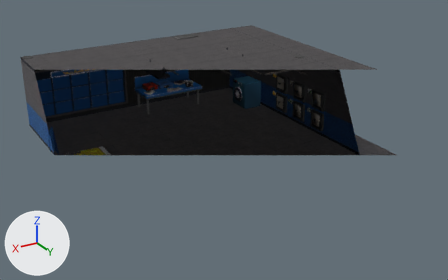
The FBX model Assets/_Project/Art/FBX/Bank_Vault_Room.fbx: old version first, new version second.
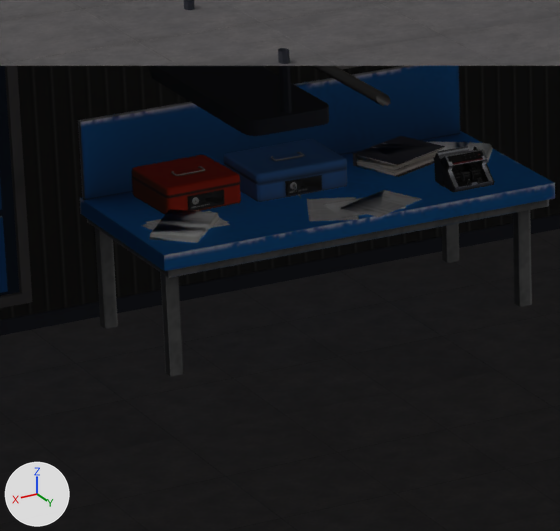
The first picture shows the older version from a camera (50 mm lens) standing at (12.81, 22.1, 10.27) and looking at (0.92, 2.28, 0.36). The close-ups show the older and then the newer version on the part from 28% to 45% of the width and 21% to 48% of the height of that picture. Only the edits that show in the close-ups are written down. The lights are fixed; the arrows at lower left show +X, +Y and +Z. Everything nearer to the camera than a plane just in front of the edit is cut away. Where no turn or scale is listed for an object, it has been applied to the vertices. Vertices at exactly the same position are counted once.

Objects in the first close-up: 'Cash Counting Machine', 'Cube.002', 'Floor', 'Lights', 'Right_Side_Wall', 'Roof', 'Skirting'.
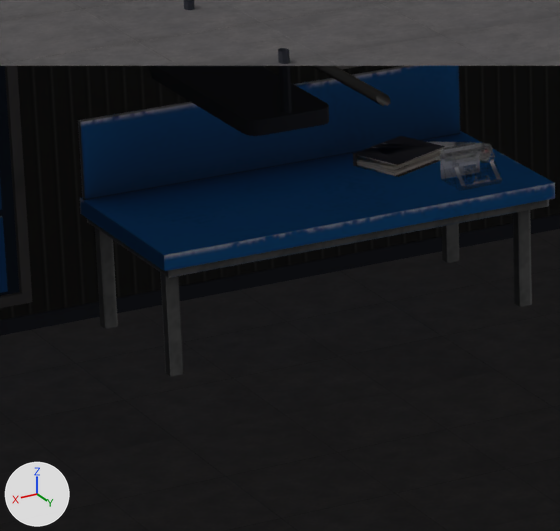
Location of each change, [x1, y1, x2, y2] in pixels of the close-ups (560 x 531 px):
```json
{"object": "Cash Counting Machine", "change": "recoloured, moved", "before": [433, 146, 495, 192], "after": [440, 142, 501, 186]}
{"part": 1, "of": "me_cube_003", "change": "deleted", "before": [132, 139, 422, 243]}
```

Scene script edits in JSON lines:
```json
{"op": "add", "block": "img_cash_counting_machine_jpg", "code": ["img_cash_counting_machine_jpg = load_image('Cash Counting Machine.jpg', '../Textures/Cash Counting Machine.jpg', 1024, 1024, 'sRGB')"]}
{"op": "add", "block": "img_cash_counting_machine_png", "code": ["img_cash_counting_machine_png = load_image('Cash Counting Machine.png', '../Textures/Cash Counting Machine.jpg', 1024, 1024, 'Non-Color')"]}
{"op": "add", "block": "mat_cash_counting_machine", "code": ["mat_cash_counting_machine = bpy.data.materials.new('Cash Counting Machine')", "# uses the picture img_cash_counting_machine_jpg", "# uses the picture img_cash_counting_machine_png"]}
{"block": "me_cube_003", "where": "# used by ob_cube_002; location = (0.414, -3.884, 0.522)"}
{"op": "remove", "block": "me_cube_003", "code": "me_cube_003.from_pydata(...)  # 1605 vertices, 2058 faces; spans x -1.48..1.46, y -0.57..0.87, z -0.67..0.82"}
{"op": "add", "block": "me_cube_003", "code": "me_cube_003.from_pydata(...)  # 405 vertices, 731 faces; spans x -1.48..1.46, y -0.57..0.81, z -0.67..0.82"}
{"block": "me_cube_003", "change": "me_cube_003 part 1: 18 loose pieces with 1200 vertices, spanning x -0.53..1.41, y -0.45..0.87, z 0.26..0.48, are deleted"}
{"block": "me_money_counter_1_material_001", "where": "# used by ob_cash_counting_machine; location = (-0.522, -3.356, 0.787)"}
{"op": "remove", "block": "me_money_counter_1_material_001", "code": "me_money_counter_1_material_001.from_pydata(...)  # 2566 vertices, 3173 faces; spans x -0.159..0.154, y -0.186..0.13, z -0.001..0.225"}
{"op": "remove", "block": "me_money_counter_1_material_001", "code": "me_money_counter_1_material_001.materials.append(mat_cash_machines)  # picture img_cash_machines_png"}
{"op": "add", "block": "me_money_counter_1_material_001", "code": "me_money_counter_1_material_001.from_pydata(...)  # 2566 vertices, 3173 faces; spans x -0.166..0.161, y -0.195..0.136, z -0.001..0.235"}
{"block": "me_money_counter_1_material_001", "change": "edits to the shape of me_money_counter_1_material_001 do not show in these pictures"}
{"op": "add", "block": "me_money_counter_1_material_001", "code": "me_money_counter_1_material_001.materials.append(mat_cash_counting_machine)"}
{"op": "set", "path": "ob_cash_counting_machine.location", "old": "(-0.522, -3.356, 0.787)", "new": "(-0.564, -3.334, 0.799)"}
```
